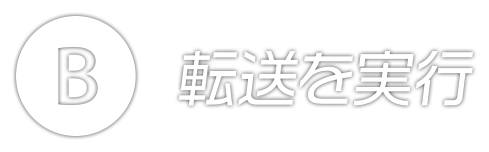
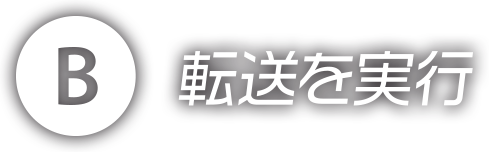
Revision of a layered 489 × 152 image; what changed, layer by layer:
pixels changed over [0, 0, 488, 152] (layer not identified)
